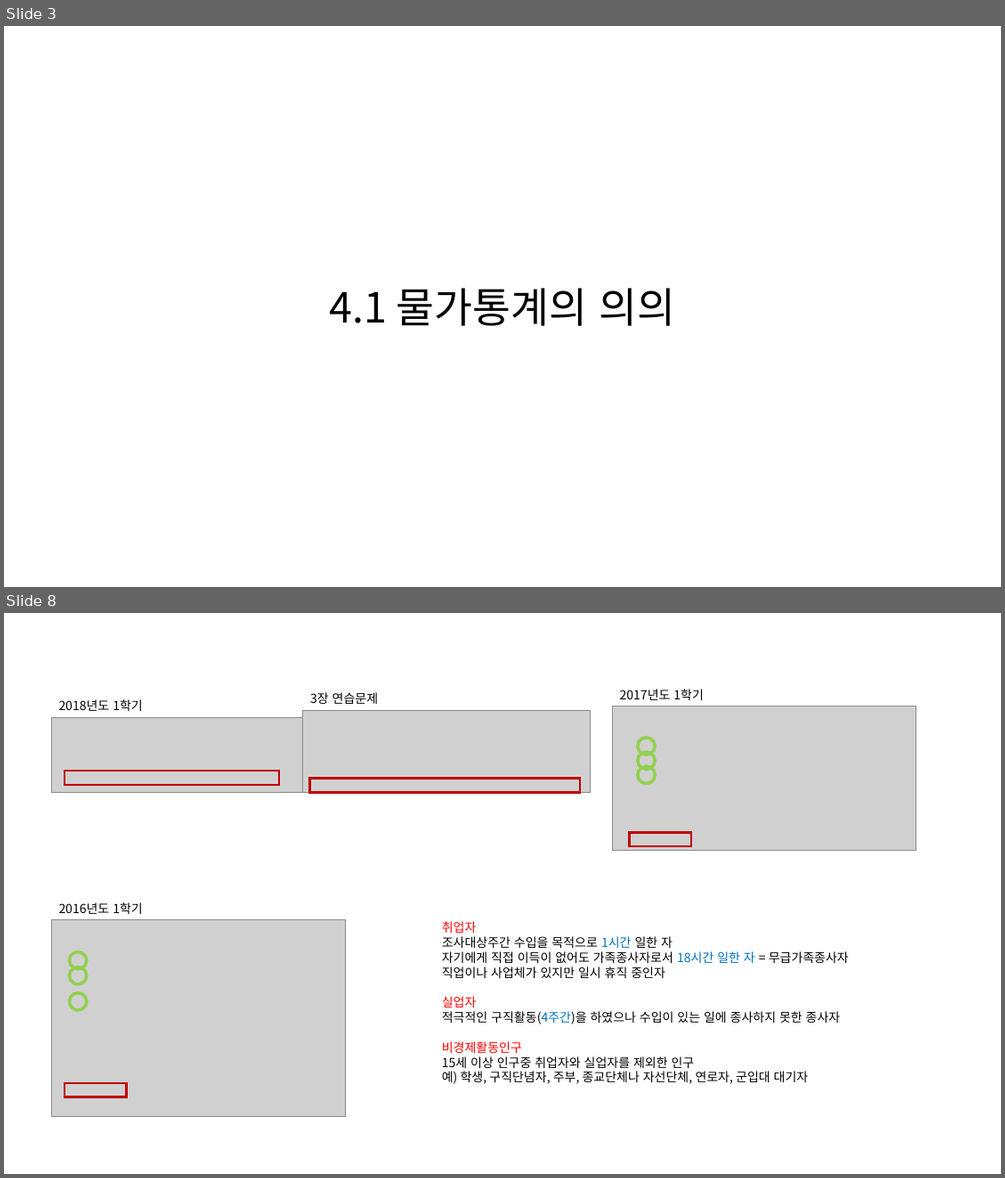
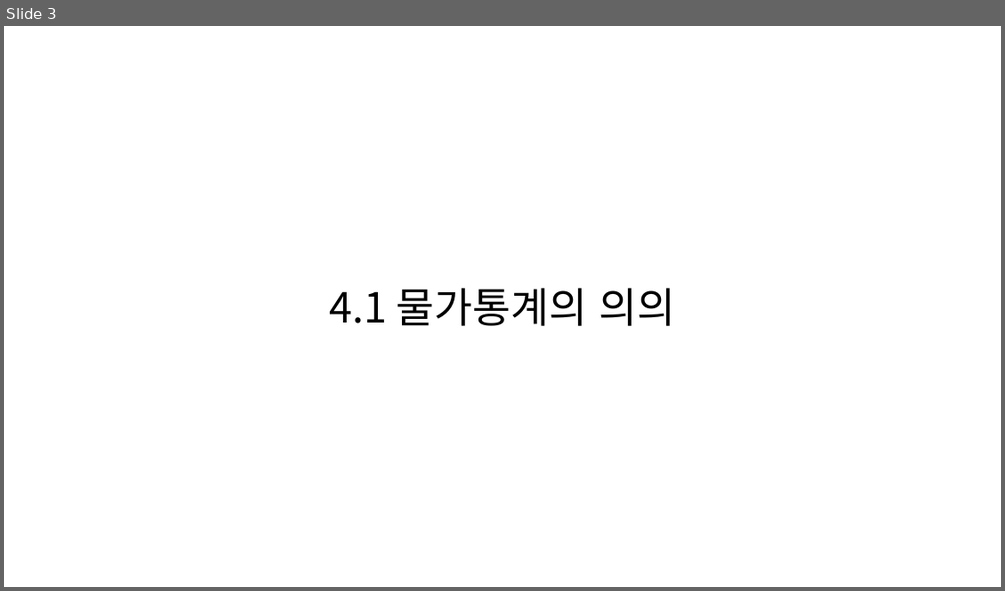
Before and after one commit to KNOU-STUDY/KNOU-UNDERSTANDING-NATIONAL-STATISTICS, a slide deck: previous_question/4장-물가통계.pptx. Shown one above the other, each under a label of ours: slides 3 and 8 before the commit, slide 3 after it; the slides between them are not shown. The pictures are 1005x1178 and 1005x591 pixels, drawn with LibreOffice and Linux fonts; fonts in the diff are those of the drawing; grey boxes stand for pictures. Boxes give left, top, right and bottom in pixels: in the first picture for what was removed or moved away, otherwise in the second. Text is boxed around its words. In the diff, an @@ line names an element or a change of style, - is before the commit and + after.

```diff
--- a/previous_question/4장-물가통계.pptx
+++ b/previous_question/4장-물가통계.pptx
@@ slide 8 removed at <box>4,613,1001,1174</box>, background #FFFFFF @@
@@ text removed at <box>310,692,378,704</box> @@
-3장 연습문제
@@ text removed at <box>620,689,703,700</box> @@
-2017년도 1학기
@@ picture removed at <box>51,717,302,793</box> @@
@@ text removed at <box>59,699,142,711</box> @@
-2018년도 1학기
@@ picture removed at <box>303,710,591,793</box> @@
@@ picture removed at <box>613,706,916,850</box> @@
@@ ellipse removed at <box>638,737,655,755</box> @@
@@ rectangle removed at <box>65,771,279,785</box> @@
@@ ellipse removed at <box>638,752,655,770</box> @@
@@ ellipse removed at <box>638,766,655,784</box> @@
@@ rectangle removed at <box>310,779,581,793</box> @@
@@ rectangle removed at <box>629,832,691,846</box> @@
@@ text removed at <box>59,902,142,914</box> @@
-2016년도 1학기
@@ picture removed at <box>51,919,346,1116</box> @@
@@ text removed at <box>442,921,849,1084</box> @@
-취업자
-조사대상주간 수입을 목적으로 1시간 일한 자
-자기에게 직접 이득이 없어도 가족종사자로서 18시간 일한 자 = 무급가족종사자
-직업이나 사업체가 있지만 일시 휴직 중인자
-실업자
-적극적인 구직활동(4주간)을 하였으나 수입이 있는 일에 종사하지 못한 종사자
-비경제활동인구
-15세 이상 인구중 취업자와 실업자를 제외한 인구
-예) 학생, 구직단념자, 주부, 종교단체나 자선단체, 연로자, 군입대 대기자
@@ ellipse removed at <box>69,952,86,969</box> @@
@@ ellipse removed at <box>69,966,86,984</box> @@
@@ ellipse removed at <box>69,993,86,1010</box> @@
@@ rectangle removed at <box>65,1083,127,1097</box> @@
```
Also in this commit, not shown: 17 slides added, 9 other slides removed.
